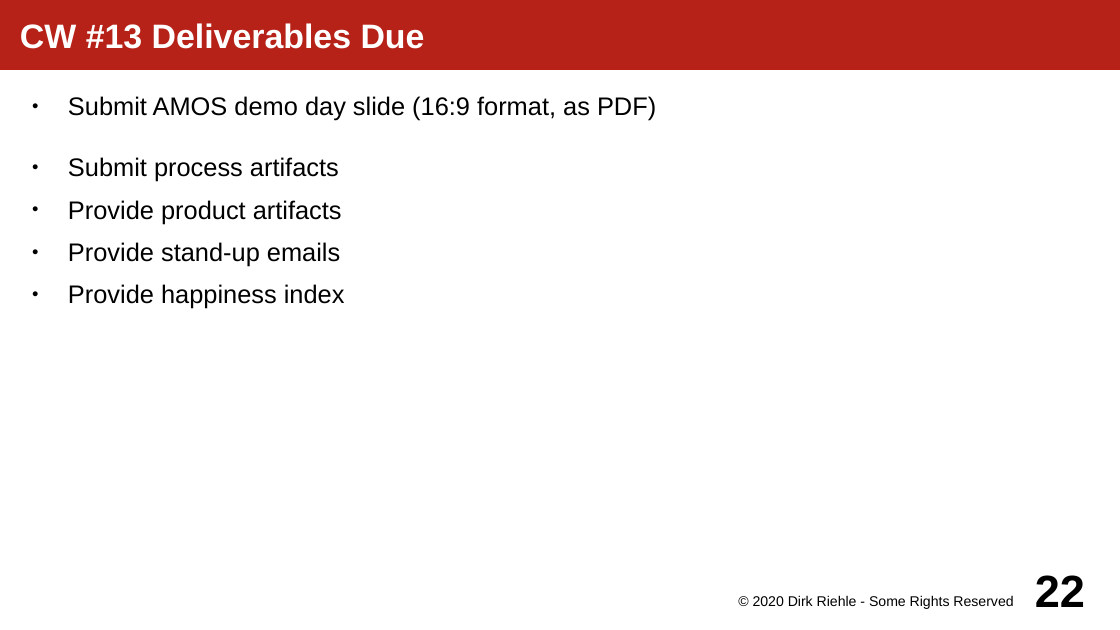
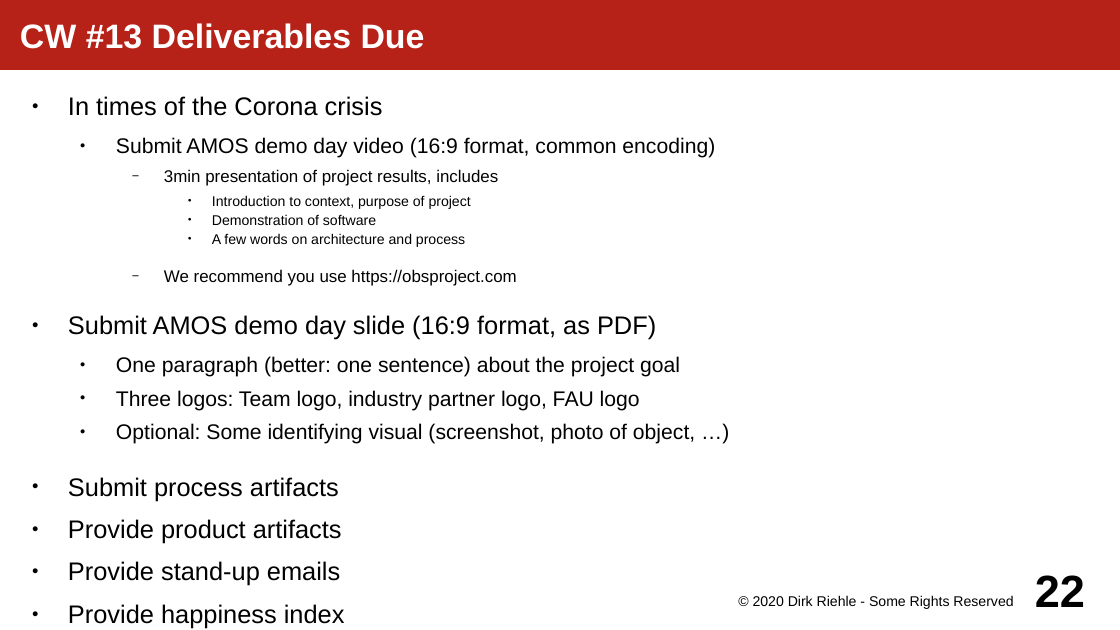
Before and after one commit to dirkriehle/amos-course, a slide deck: slide 22 of Lecture slides/AMOS A02 - Course Schedule.odp. Drawn at 1120x630 pixels with LibreOffice and Linux fonts; fonts in the diff are those of the drawing. Boxes give left, top, right and bottom in pixels: in the first picture for what was removed or moved away, otherwise in the second. Text is boxed around its words. In the diff, an @@ line names an element or a change of style, - is before the commit and + after.

Commit message:
Updated slides for an online (virtual) 2020 AMOS demo day

```diff
--- a/Lecture slides/AMOS A02 - Course Schedule.odp
+++ b/Lecture slides/AMOS A02 - Course Schedule.odp
@@ text at (68, 96, 715, 286): paragraphs added @@
+● In times of the Corona crisis
+  ● Submit AMOS demo day video (16:9 format, common encoding)
+    − 3min presentation of project results, includes
+      ● Introduction to context, purpose of project
+      ● Demonstration of software
+      ● A few words on architecture and process
+    − We recommend you use https://obsproject.com
@@ text at (116, 356, 695, 444): paragraphs added @@
+  ● One paragraph (better: one sentence) about the project goal
+  ● Three logos: Team logo, industry partner logo, FAU logo
+  ● Optional: Some identifying visual (screenshot, photo of object, …)
```
Also in this commit, not shown: 6 other slides changed, 4 other files.
